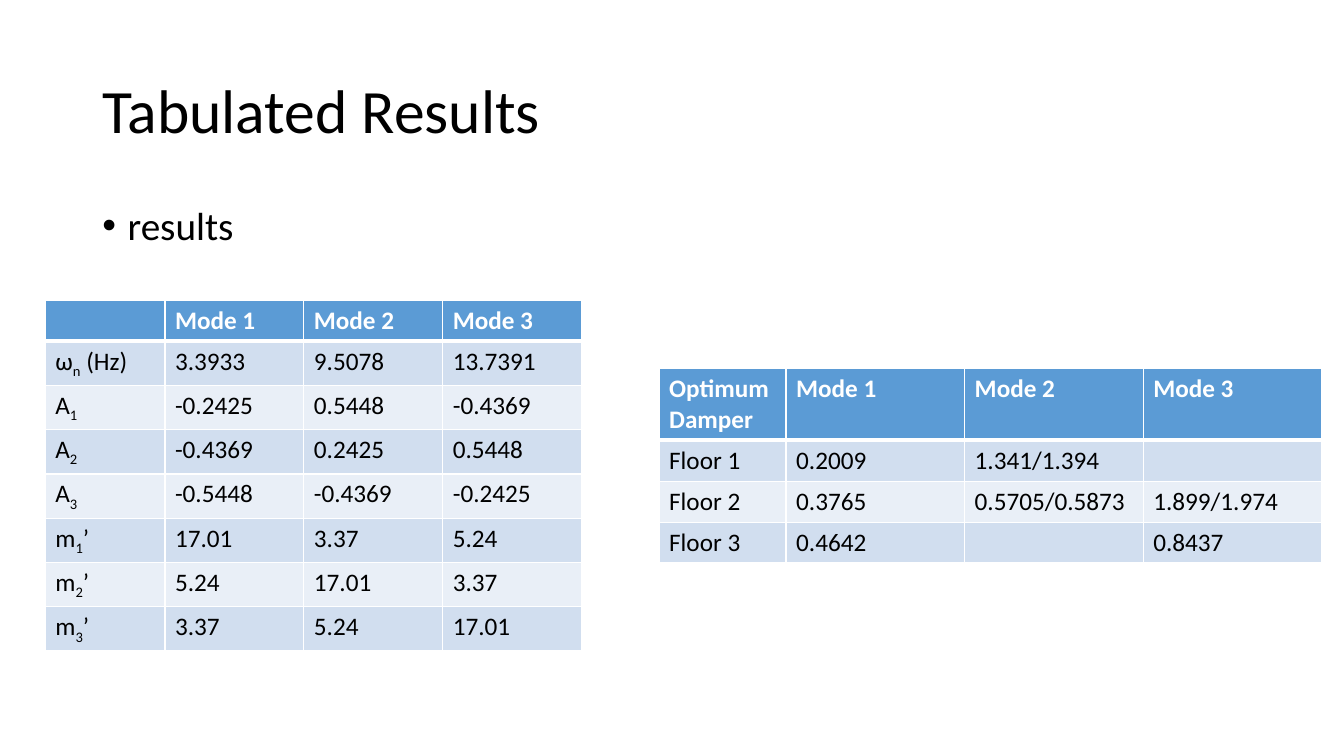
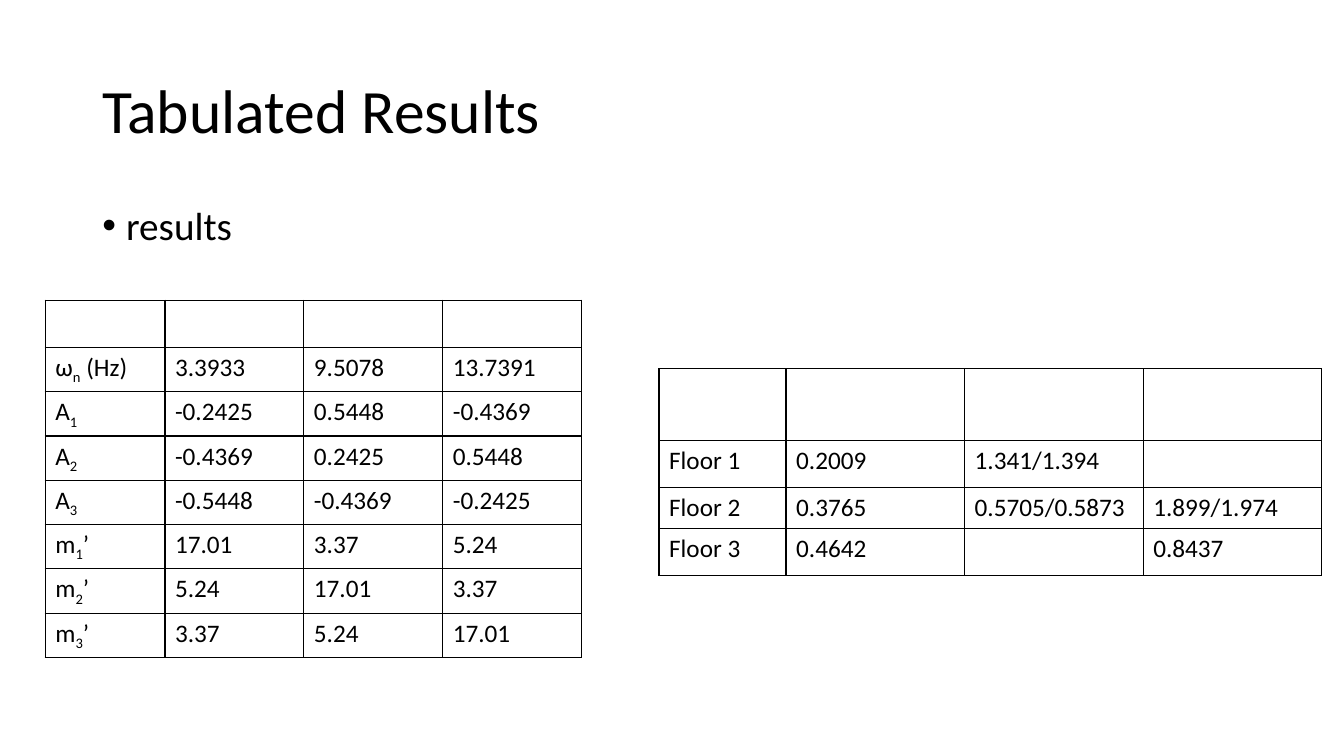
Before and after one commit to harrysarson/building-vibrations, a slide deck: slide 30 of Presentation.pptx (slide 25 before the commit). Drawn at 1344x756 pixels with LibreOffice and Linux fonts; fonts in the diff are those of the drawing. Boxes give left, top, right and bottom in pixels: in the first picture for what was removed or moved away, otherwise in the second. Text is boxed around its words. In the diff, an @@ line names an element or a change of style, - is before the commit and + after.

```diff
--- a/Presentation.pptx
+++ b/Presentation.pptx
@@ text "results" at [126,212,232,241]: indent changed; less space between paragraphs @@
@@ table at [45,300,583,652] @@
@@ fill #5B9BD5 to none in 3 cells @@
@@ fill #D2DEEF to none in 16 cells @@
@@ fill #EAEFF7 to none in 12 cells @@
@@ borders changed @@
@@ table at [659,369,1322,562] @@
@@ fill #5B9BD5 to none in row 1 @@
@@ fill #D2DEEF to none in 6 cells @@
@@ fill #EAEFF7 to none in row 3 @@
@@ borders changed @@
```
Also in this commit, not shown: 13 other slides changed, 5 slides added, 8 other files.
